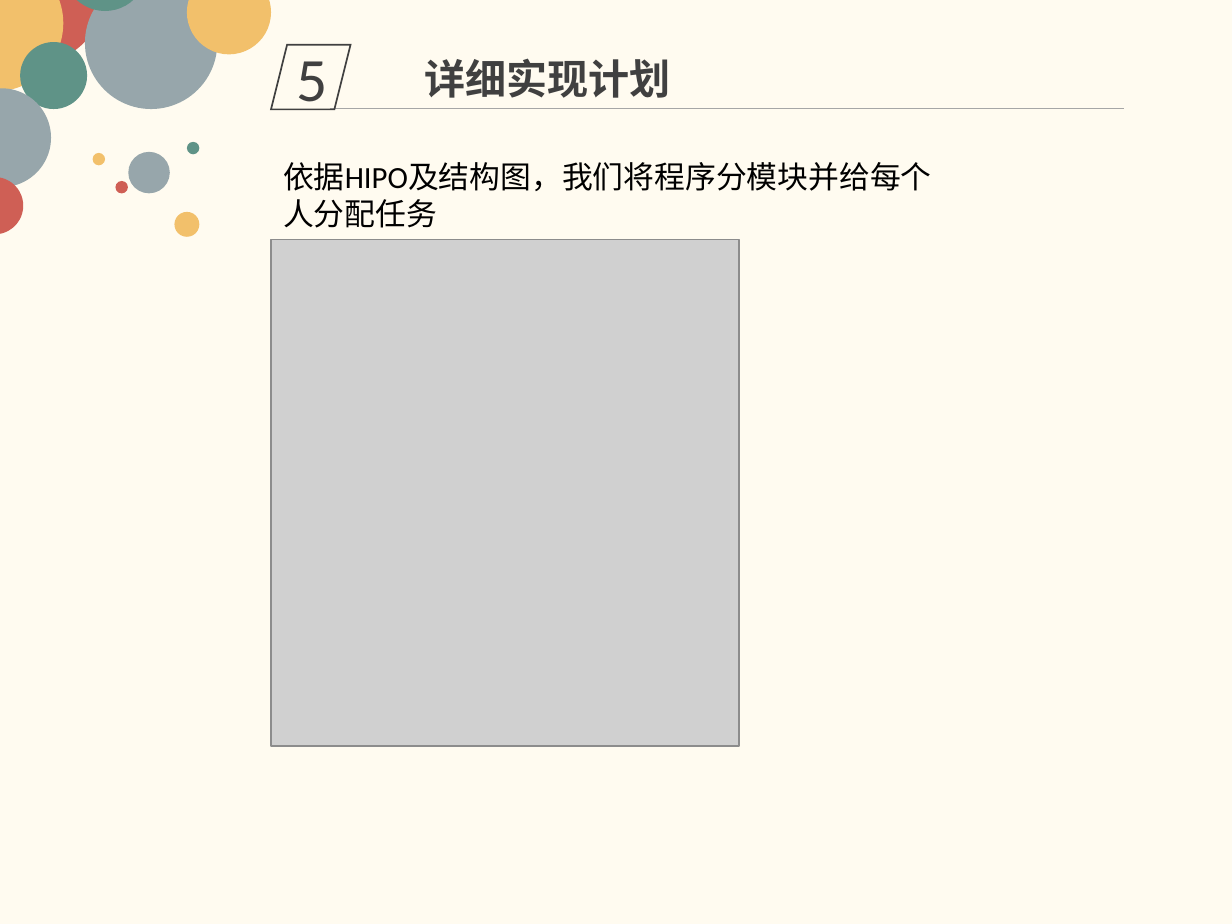
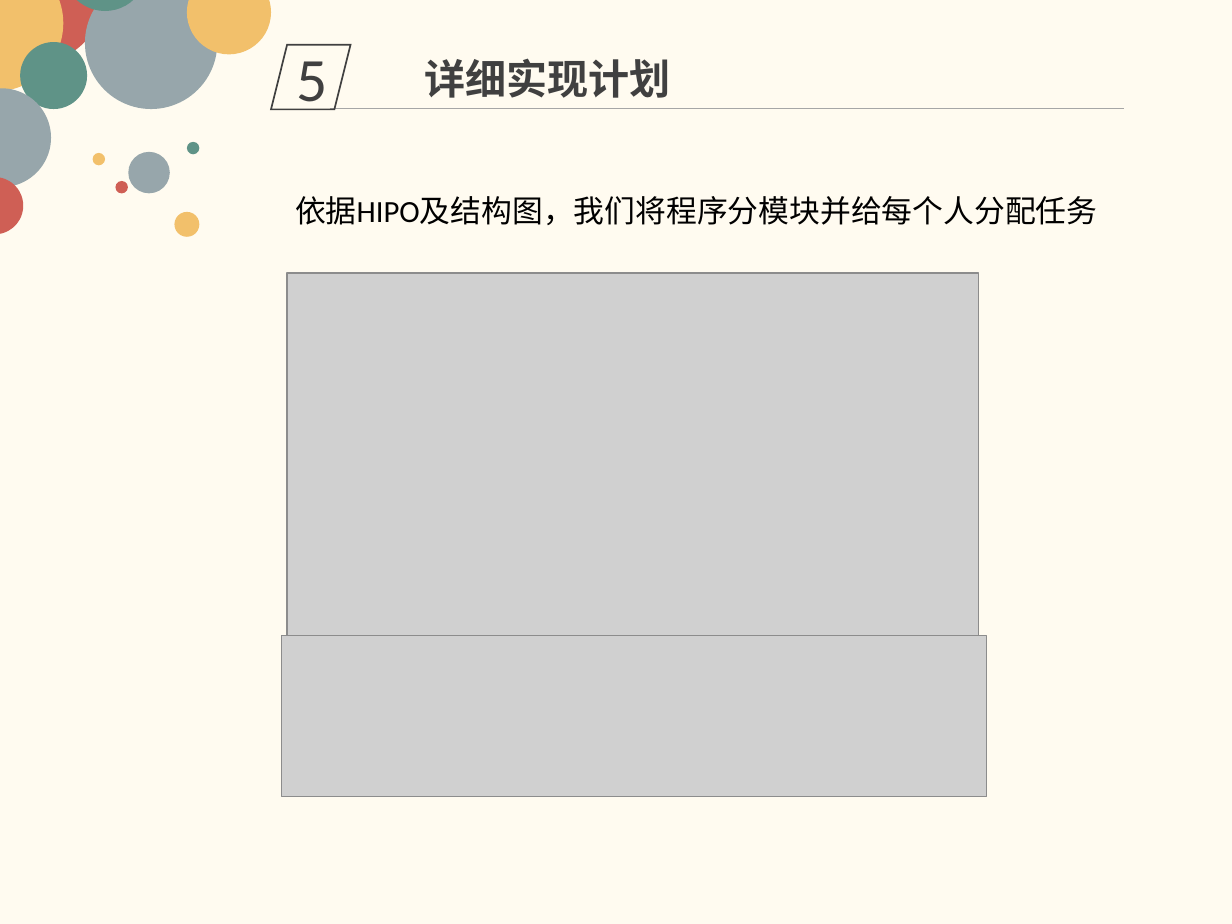
Before and after one commit to firstprojectmicheng/SE2018-G08, a slide deck: slide 11 of SE2018春-G08-详细设计.pptx. Drawn at 1232x924 pixels with LibreOffice and Linux fonts; fonts in the diff are those of the drawing; grey boxes stand for pictures. Boxes give left, top, right and bottom in pixels: in the first picture for what was removed or moved away, otherwise in the second. Text is boxed around its words. In the diff, an @@ line names an element or a change of style, - is before the commit and + after.

```diff
--- a/SE2018春-G08-详细设计.pptx
+++ b/SE2018春-G08-详细设计.pptx
@@ text "依据HIPO及结构图，我们将程序分模块并给每个人分配任务" rewrapped from <box>283,162,931,228</box> to <box>295,196,1097,225</box> @@
@@ picture: place and size @@
-picture at <box>271,239,739,745</box>
+picture at <box>287,274,979,648</box>
@@ picture added at <box>282,636,988,797</box> @@
```
Also in this commit, not shown: 7 other slides changed, 25 slides added, 3 slides removed.
